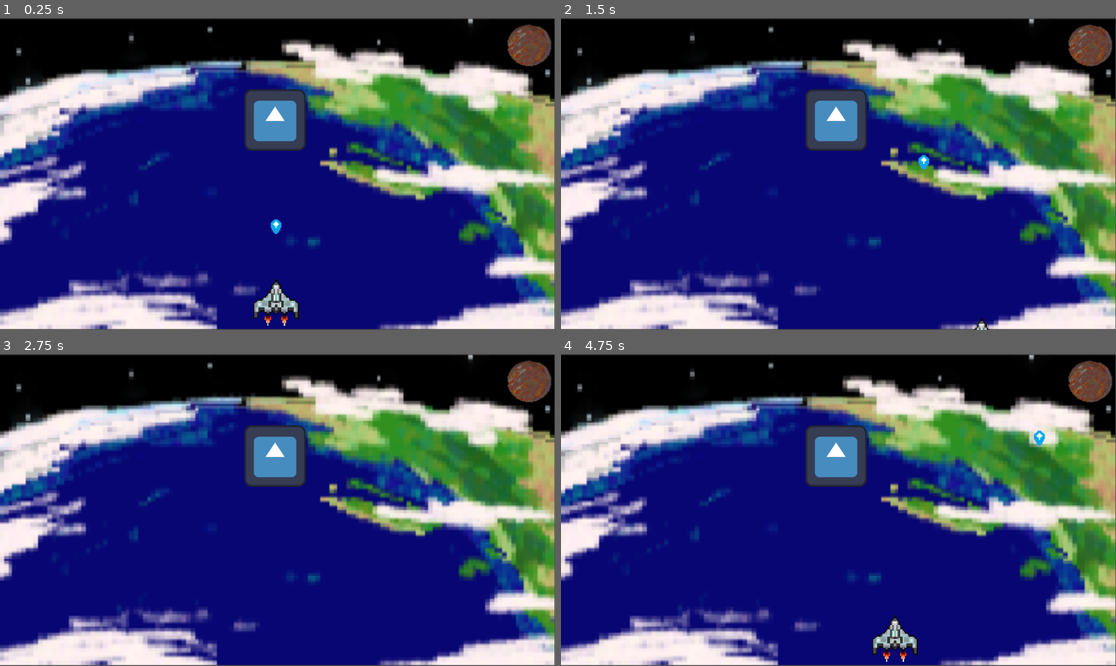
Above: before the commit, frames 1-4 (two rows, left to right).
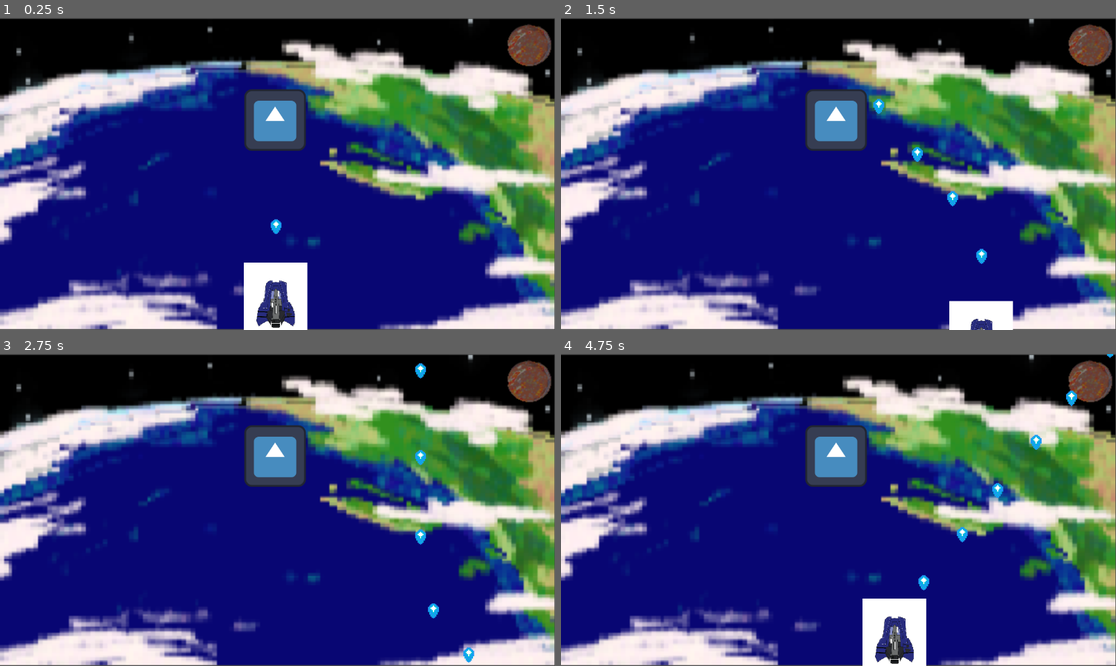
Above: after the commit, the same moments.

Repository: justCallMeJeg/ChaosWingNemesis
Game: Godot game, scene res://src/scenes/Test.tscn
Same seed, same stepped clock (60 frames per second), same inputs: the game is played once before the commit and once after it. This scene is started directly instead of the project's main scene. The engine's default icon, where the game draws it, is replaced by a stand-in: a white triangle on a blue panel in a dark square.
Inputs:
- Up to frame 1 (0.25 s): no input
- Up to frame 2 (1.5 s): hold D (right) 0.53-1.28 s; hold S (down) from 1.28 s (still down)
- Up to frame 3 (2.75 s): release S (down) at 2.03 s; hold D (right) from 2.03 s (still down)
- Up to frame 4 (4.75 s): release D (right) at 2.78 s; hold W (up) 2.78-3.53 s; hold A (left) from 3.53 s (still down)

The runs differ from the first frame. In frame 1, 2.4% of the frame differs, in the area x 43-56%, y 78-100%; in frame 2, 1.4%; in frame 3, 0.4%; in frame 4, 2.9%, in the area x 54-100%, y 0-100%.

Commit message:
Fixed bullet collision

Diff:
--- a/src/scenes/Test.tscn
+++ b/src/scenes/Test.tscn
@@ -3,8 +3,8 @@
 [ext_resource type="Texture2D" uid="uid://dyd7oiu6uf3g6" path="res://src/sprites/Untitled126_20240710013553.png" id="1_dwrh0"]
 [ext_resource type="Texture2D" uid="uid://dej1bsng381j2" path="res://src/sprites/Untitled125.png" id="2_0mh7g"]
 [ext_resource type="Script" path="res://src/scripts/PlayerMovement.gd" id="3_goarn"]
-[ext_resource type="Texture2D" uid="uid://c2ryrdhokiexn" path="res://src/sprites/GoogledSpaceShip.png" id="3_kdmp6"]
 [ext_resource type="Texture2D" uid="uid://nmww8eih04l2" path="res://icon.svg" id="3_wka20"]
+[ext_resource type="Texture2D" uid="uid://r7u3g163c7od" path="res://src/sprites/Ships/GUARDIAN.png" id="5_okgr6"]
 
 [sub_resource type="RectangleShape2D" id="RectangleShape2D_hkyka"]
 size = Vector2(115, 114)
@@ -51,22 +51,25 @@
 [node name="Sprite2D" type="Sprite2D" parent="Enemy"]
 texture = ExtResource("3_wka20")
 
-[node name="CharacterBody2D" type="CharacterBody2D" parent="."]
+[node name="Player" type="CharacterBody2D" parent="."]
 position = Vector2(573, 550)
 collision_layer = 2
 collision_mask = 2
 script = ExtResource("3_goarn")
 
-[node name="CollisionShape2D" type="CollisionPolygon2D" parent="CharacterBody2D"]
+[node name="AnimatedSprite2D" type="AnimatedSprite2D" parent="Player"]
+
+[node name="Sprite2D" type="Sprite2D" parent="Player"]
+position = Vector2(-1, 44)
+scale = Vector2(0.0937362, 0.085944)
+texture = ExtResource("5_okgr6")
+
+[node name="CollisionShape2D" type="CollisionPolygon2D" parent="Player"]
 position = Vector2(-590.9, -556.1)
-polygon = PackedVector2Array(547, 627, 583.611, 626.579, 634, 626, 591, 544, 569.636, 584.299)
+polygon = PackedVector2Array(551.9, 627.1, 626.9, 627.1, 590.9, 557.1)
 
-[node name="Sprite2D" type="Sprite2D" parent="CharacterBody2D"]
-position = Vector2(0.0999756, 40.9)
-scale = Vector2(0.164983, 0.181988)
-texture = ExtResource("3_kdmp6")
-
-[node name="Timer" type="Timer" parent="CharacterBody2D"]
+[node name="Attack Speed" type="Timer" parent="Player"]
+wait_time = 0.191
 autostart = true
 
 [node name="Border" type="StaticBody2D" parent="."]
@@ -88,4 +91,4 @@
 position = Vector2(31, -12)
 shape = SubResource("SegmentShape2D_ljhpt")
 
-[connection signal="timeout" from="CharacterBody2D/Timer" to="CharacterBody2D" method="_on_cooldown_timeout"]
+[connection signal="timeout" from="Player/Attack Speed" to="Player" method="_on_cooldown_timeout"]
--- a/src/scenes/bullet.tscn
+++ b/src/scenes/bullet.tscn
@@ -25,6 +25,8 @@
 disabled = true
 
 [node name="Area2D" type="Area2D" parent="."]
+collision_layer = 4
+collision_mask = 4
 
 [node name="CollisionShape2D" type="CollisionShape2D" parent="Area2D"]
 shape = SubResource("CapsuleShape2D_j7jl1")
Binary file added: src/sprites/Ships/GUARDIAN.png
Not shown, added: src/sprites/Ships/GUARDIAN.png.import
